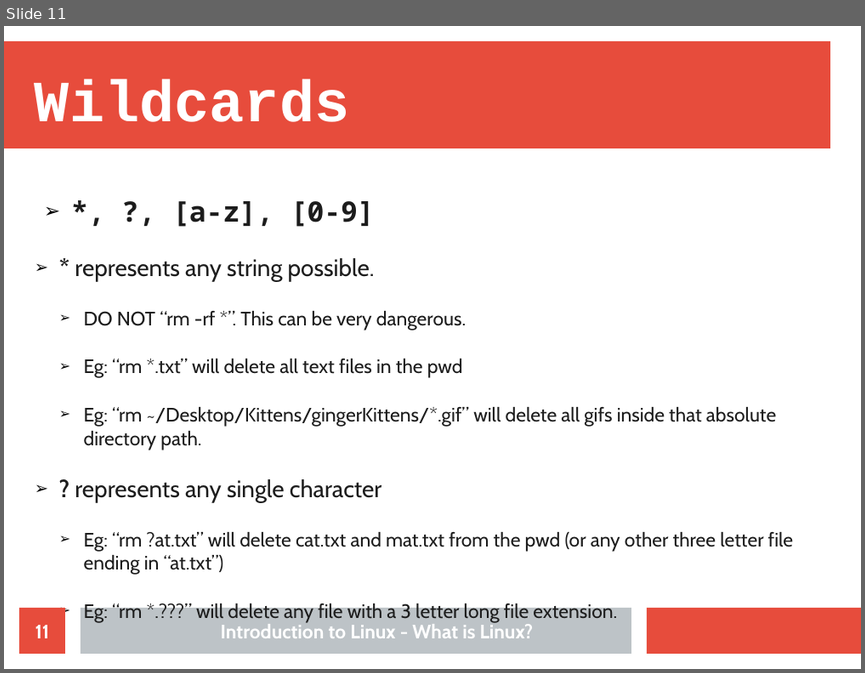
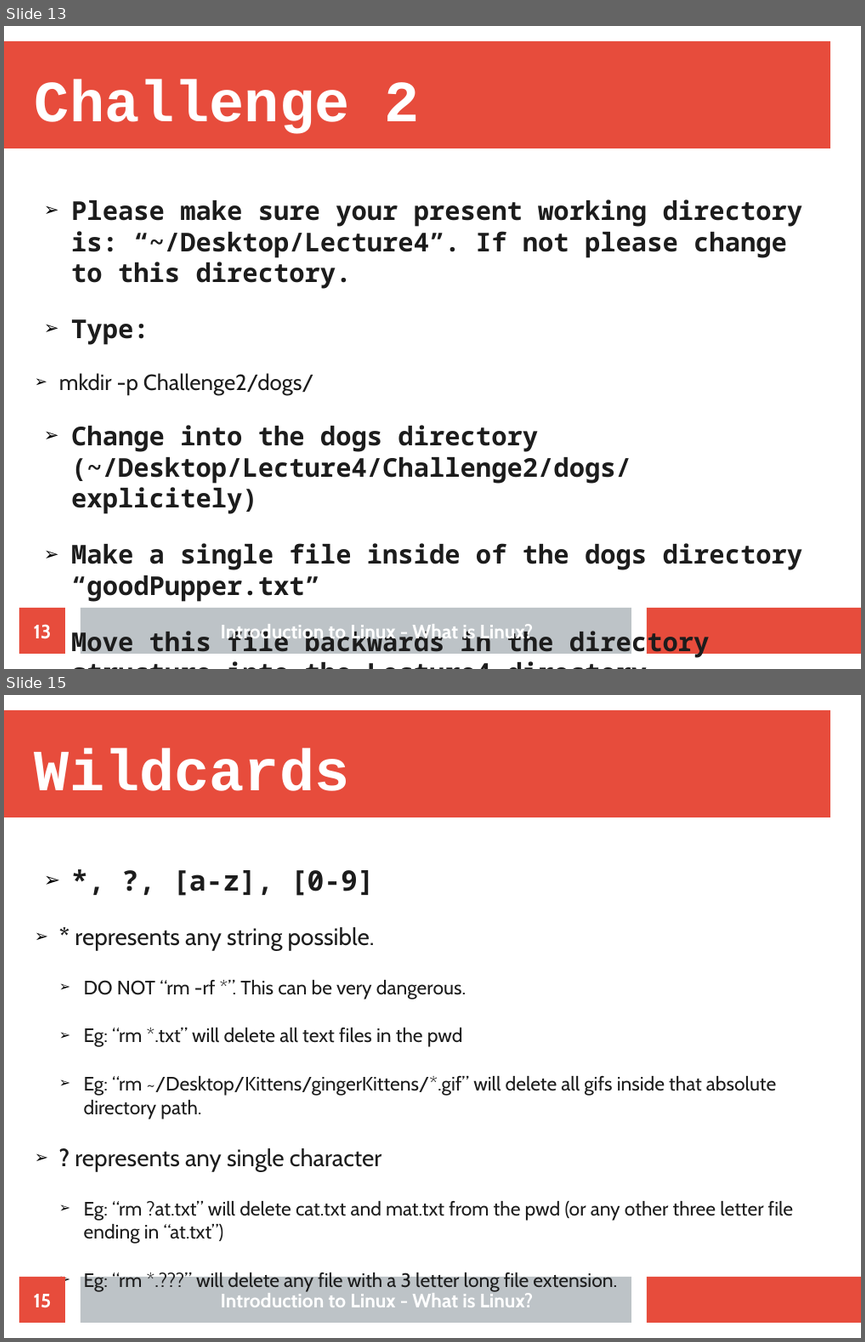
Before and after one commit to Nhlakanipho-Biyela/Intro_To_Linux_Course, a slide deck: Lecture_Slides/Lecture_3/ITL_Lecture_3_Basic_Commands.odp. Shown one above the other, each under a label of ours: slide 11 before the commit, slides 13 and 15 after it; the slides between them are not shown. The pictures are 865x673 and 865x1342 pixels, drawn with LibreOffice and Linux fonts; fonts in the diff are those of the drawing; background and template pictures are left out. Boxes give left, top, right and bottom in pixels: in the first picture for what was removed or moved away, otherwise in the second. Text is boxed around its words. In the diff, an @@ line names an element or a change of style, - is before the commit and + after.

```diff
--- a/Lecture_Slides/Lecture_3/ITL_Lecture_3_Basic_Commands.odp
+++ b/Lecture_Slides/Lecture_3/ITL_Lecture_3_Basic_Commands.odp
@@ slide 13 added at box(4, 26, 861, 669), background #FFFFFF; not listed: 3 template elements that a slide beside it also shows @@
@@ title added at box(35, 79, 420, 134), 54 pt, text #FFFFFF, bold @@
+Challenge 2
@@ text added at box(59, 199, 803, 658), 24.1 pt, text #1C1C1C, bold @@
+➢ Please make sure your present working directory is: “~/Desktop/Lecture4”. If not please change to this directory.
+➢ Type:
+  ➢ mkdir -p Challenge2/dogs/
+➢ Change into the dogs directory (~/Desktop/Lecture4/Challenge2/dogs/ explicitely)
+➢ Make a single file inside of the dogs directory “goodPupper.txt”
+➢ Move this file backwards in the directory structure into the Lecture4 directory
@@ page number added at box(19, 607, 65, 653), fill #E74C3C, 18 pt, text #FFFFFF, bold @@
+13
@@ text added at box(221, 624, 534, 643), 18 pt, text #FFFFFF, bold @@
+Introduction to Linux - What is Linux?
@@ what was slide 11 is now slide 15 @@
@@ page number at box(34, 1293, 52, 1308): text changed @@
-11
+15
```
Also in this commit, not shown: 4 other slides added.
